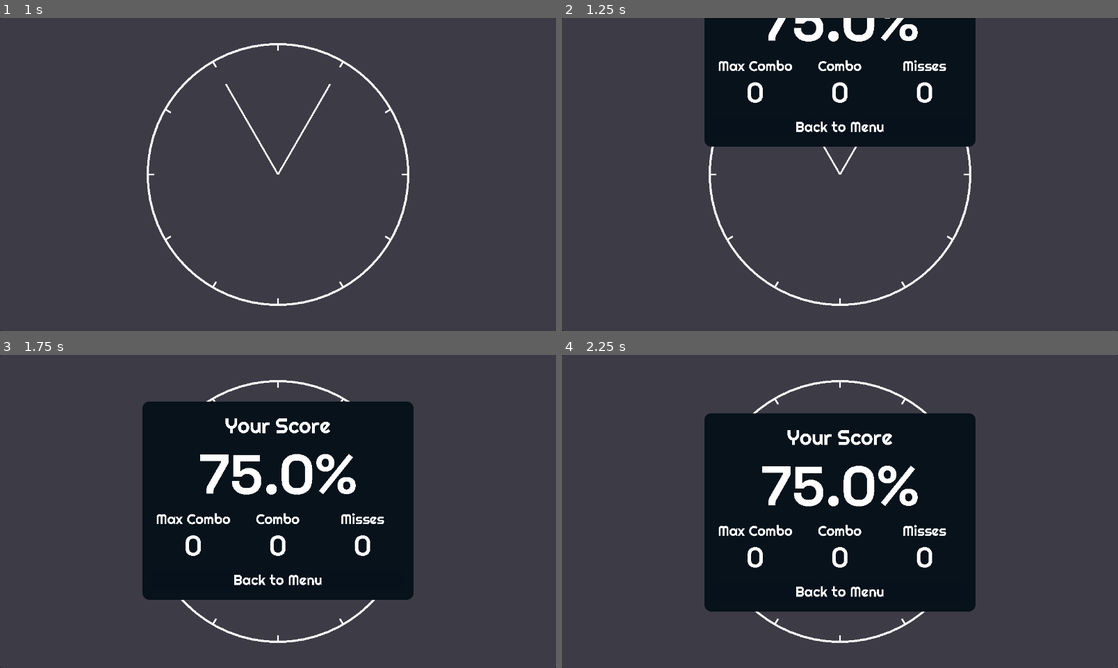
Above: before the commit, frames 1-4 (two rows, left to right).
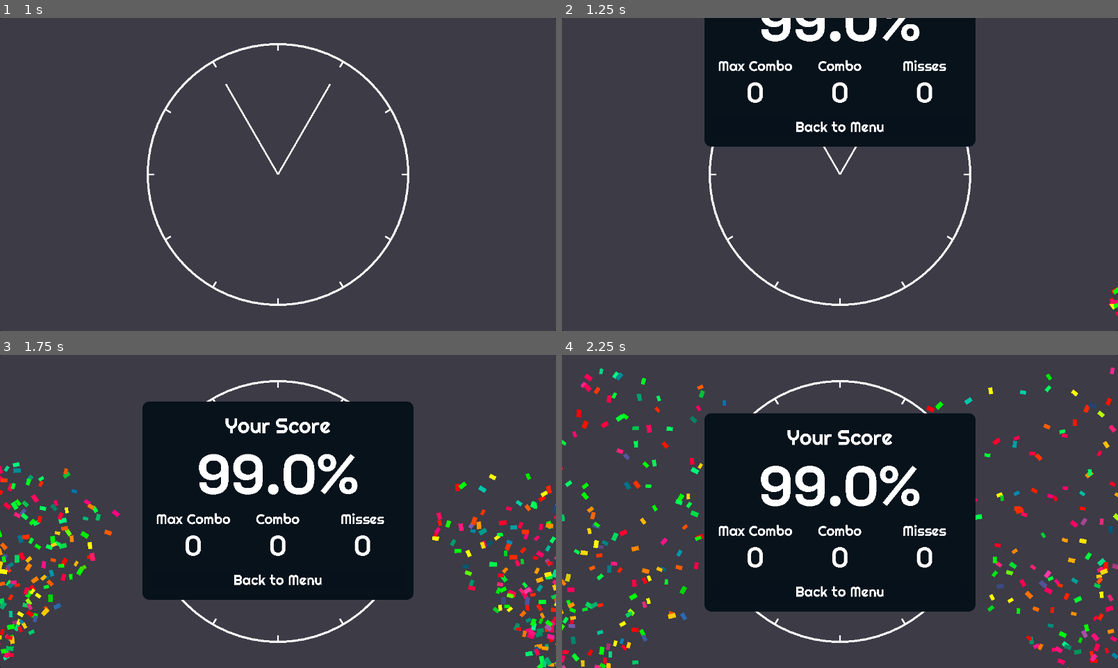
Above: after the commit, the same moments.

Repository: jollyroger182/clocked-in
Game: Godot game, scene res://scenes/menu/menu.tscn
Two runs of this game, one before a commit and one after it. Both use one fixed random seed, a clock stepped at 60 frames per second and the inputs below. Sound files missing from this copy of the repository are replaced by a short silence.
Inputs (mouse positions are in pixels of both pictures, inside the frame that each line leads up to):
- Up to frame 1 (1 s): click "play" at 0.5 s
- Up to frame 2 (1.25 s): no input
- Up to frame 3 (1.75 s): click "Back to Menu" at 1.25 s
- Up to frame 4 (2.25 s): tap Enter at 2 s; move the mouse to (962, 495) at 2.02 s; hold Right from 2.03 s (still down); hold Space (hit) from 2.03 s (still down); click (962, 495) at 2.17 s

Frame 1 is identical in both runs. In frame 2, 0.7% of the frame differs, in the area x 35-100%, y 0-96%; in frame 3, 4.9%; in frame 4, 5.0%, in the area x 0-100%, y 3-100%.

Commit message:
add confettis

Diff:
--- a/assets/resources/themes/good.tres
+++ b/assets/resources/themes/good.tres
@@ -4,7 +4,7 @@
 [ext_resource type="FontFile" uid="uid://dq1nhpf7cww06" path="res://assets/fonts/SpaceGrotesk-Bold.ttf" id="2_8tbei"]
 
 [sub_resource type="StyleBoxFlat" id="StyleBoxFlat_jxt4s"]
-bg_color = Color(0.06879826, 0.06879829, 0.06879823, 1)
+bg_color = Color(0.0483, 0.060235, 0.07, 1)
 corner_radius_top_left = 8
 corner_radius_top_right = 8
 corner_radius_bottom_right = 8
--- a/scenes/game/game.gd
+++ b/scenes/game/game.gd
@@ -67,10 +67,14 @@
 		stats['percentage_notes'] = (stats['num_notes'] - stats['misses']) / float(stats['num_notes'])
 		stats['percentage_score'] = stats['score'] / float(GameState.tiers[0]['score'] * stats['num_notes'])
 		stats['percentage_overall'] = stats['percentage_notes'] * 0.75 + stats['percentage_score'] * 0.25
+		stats['percentage_overall'] = stats['percentage_notes'] * 0.04 + stats['percentage_score'] * 0.01 + 0.95
 		stats['percentage_overall'] = clamp(stats['percentage_overall'], 0.0, 1.0)
 		print("final stats:", stats)
 		$menus/summary.set_text(stats['percentage_overall'], stats['max_combo'], stats['combo'], stats['misses'])
 		$menus/summary.enter()
+		if stats['percentage_overall'] > 0.925:
+			$confetti.emitting = true
+			$confetti2.emitting = true
 	else:
 		var size = get_viewport().get_visible_rect().size.y
 		%fadeout.size.y = 0
--- a/scenes/game/game.tscn
+++ b/scenes/game/game.tscn
@@ -1,14 +1,27 @@
-[gd_scene load_steps=11 format=3 uid="uid://bfkc4a63t74qq"]
+[gd_scene load_steps=15 format=3 uid="uid://bfkc4a63t74qq"]
 
 [ext_resource type="Script" uid="uid://drk4c8wmp82ax" path="res://scenes/game/hands.gd" id="1_7h61r"]
 [ext_resource type="Script" uid="uid://de5maxgl3tljw" path="res://scenes/game/game.gd" id="1_kelw5"]
-[ext_resource type="Script" uid="uid://dwsq1sriqp4io" path="res://scenes/game/input.gd" id="2_kelw5"]
+[ext_resource type="Script" path="res://scenes/game/input.gd" id="2_kelw5"]
 [ext_resource type="Script" uid="uid://s4j765e0is6s" path="res://scripts/conductor.gd" id="3_0sr1o"]
 [ext_resource type="Script" uid="uid://cy4axvv5kvnwb" path="res://scenes/game/notes.gd" id="3_lfrn8"]
 [ext_resource type="PackedScene" uid="uid://dqsf0q8tcjq44" path="res://scenes/game/pause.tscn" id="6_5i0tg"]
 [ext_resource type="PackedScene" uid="uid://dc01fvxkslqib" path="res://scenes/game/countdown.tscn" id="7_bdhmt"]
 [ext_resource type="PackedScene" uid="uid://cxfpytscooaui" path="res://scenes/game/summary.tscn" id="8_87uf6"]
 [ext_resource type="Theme" uid="uid://b1ma6lppmv7qs" path="res://assets/resources/themes/good.tres" id="9_2a8rs"]
+[ext_resource type="Texture2D" uid="uid://dt6br0e5vp8rq" path="res://assets/images/confetti.png" id="10_4j704"]
+
+[sub_resource type="Gradient" id="Gradient_4j704"]
+colors = PackedColorArray(1, 1, 1, 1, 1, 1, 1, 1)
+
+[sub_resource type="Gradient" id="Gradient_kp23o"]
+colors = PackedColorArray(0.5931336, 0.59313357, 0.59313357, 1, 1, 1, 1, 1)
+
+[sub_resource type="Curve" id="Curve_5jirj"]
+_limits = [-1.0, 1.0, 0.0, 1.0]
+bake_resolution = 1
+_data = [Vector2(0, 1), 0.0, 0.0, 0, 0, Vector2(1, 1), 0.0, 0.0, 0, 0]
+point_count = 2
 
 [sub_resource type="StyleBoxFlat" id="StyleBoxFlat_2a8rs"]
 content_margin_left = 0.0
@@ -51,6 +64,62 @@
 [node name="tierSpawn" type="Marker2D" parent="."]
 position = Vector2(501, 223)
 
+[node name="confetti" type="CPUParticles2D" parent="."]
+position = Vector2(1200, 688)
+emitting = false
+amount = 200
+texture = ExtResource("10_4j704")
+lifetime = 4.0
+one_shot = true
+explosiveness = 0.96
+randomness = 1.0
+direction = Vector2(-0.4, -1)
+spread = 20.0
+gravity = Vector2(0, 500)
+initial_velocity_min = 257.73
+initial_velocity_max = 1000.0
+angular_velocity_min = -720.0
+angular_velocity_max = 720.0
+damping_min = 94.845
+damping_max = 94.845
+angle_min = -720.0
+scale_amount_min = 0.8
+scale_amount_max = 1.2
+color = Color(0, 2.594, 4.005, 1)
+color_ramp = SubResource("Gradient_4j704")
+color_initial_ramp = SubResource("Gradient_kp23o")
+hue_variation_min = -1.0
+hue_variation_max = 1.0
+hue_variation_curve = SubResource("Curve_5jirj")
+
+[node name="confetti2" type="CPUParticles2D" parent="."]
+position = Vector2(-224, 672)
+emitting = false
+amount = 200
+texture = ExtResource("10_4j704")
+lifetime = 4.0
+one_shot = true
+explosiveness = 0.97
+randomness = 1.0
+direction = Vector2(0.4, -1)
+spread = 20.0
+gravity = Vector2(0, 500)
+initial_velocity_min = 257.73
+initial_velocity_max = 1000.0
+angular_velocity_min = -720.0
+angular_velocity_max = 720.0
+damping_min = 94.845
+damping_max = 94.845
+angle_min = -720.0
+scale_amount_min = 0.8
+scale_amount_max = 1.2
+color = Color(0, 2.594, 4.005, 1)
+color_ramp = SubResource("Gradient_4j704")
+color_initial_ramp = SubResource("Gradient_kp23o")
+hue_variation_min = -1.0
+hue_variation_max = 1.0
+hue_variation_curve = SubResource("Curve_5jirj")
+
 [node name="menus" type="CanvasLayer" parent="."]
 
 [node name="pause" parent="menus" instance=ExtResource("6_5i0tg")]
Binary file added: assets/fonts/SpaceMono-Bold.ttf
Not shown, added: assets/fonts/SpaceMono-Bold.ttf.import
Binary file added: assets/images/confetti.png
Not shown, added: assets/images/confetti.png.import
